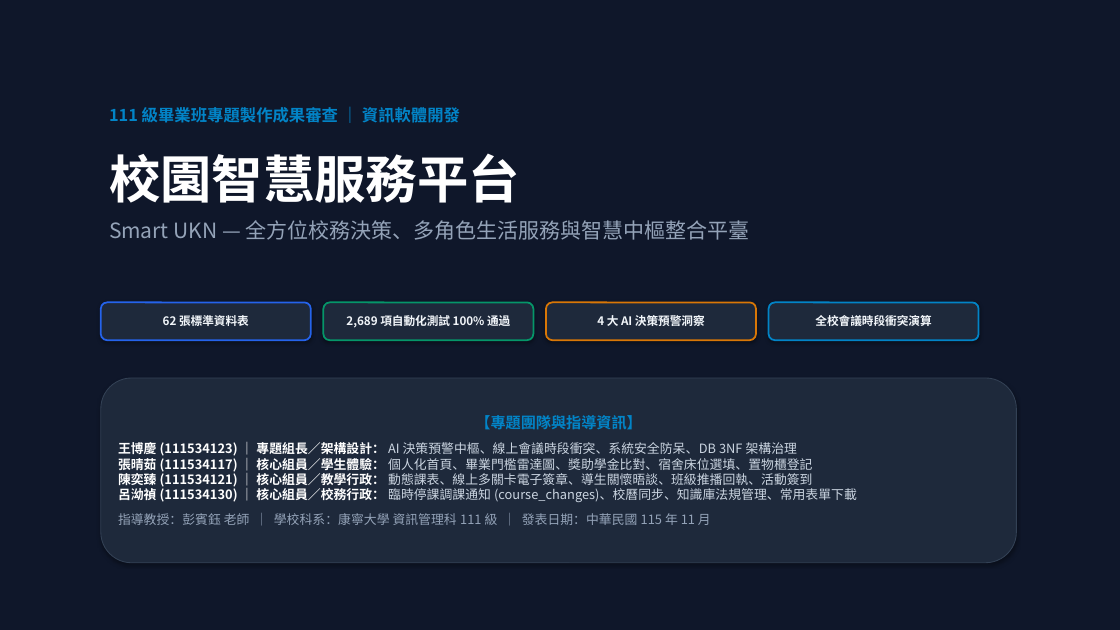
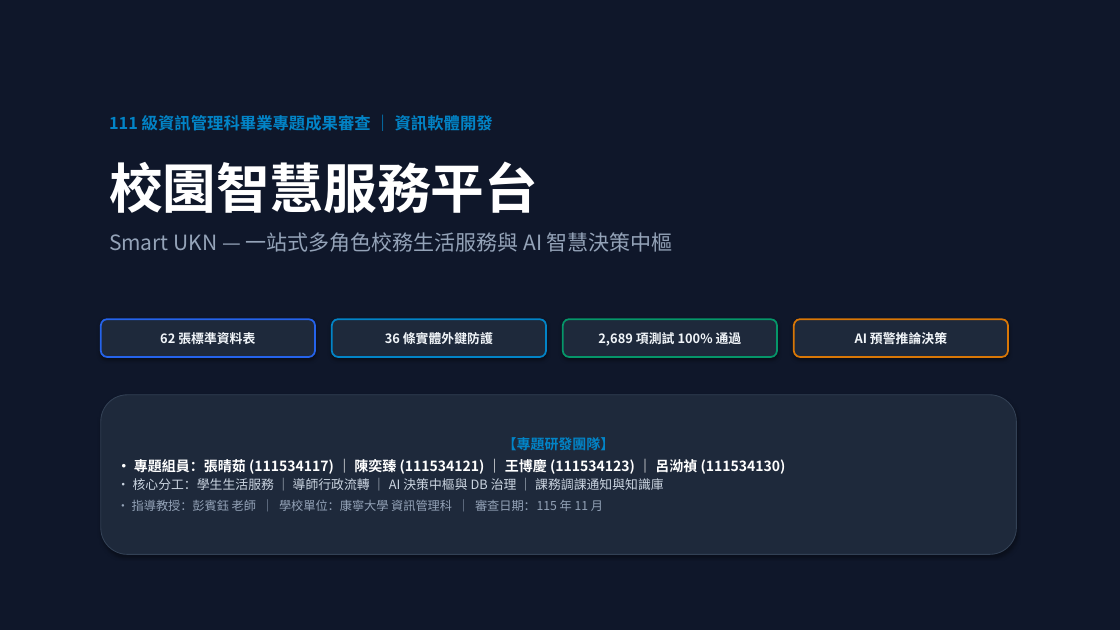
Before and after one commit to 111534121/smart-ukn, a slide deck: slide 1 of 校園智慧服務平台_專題成果簡報.pptx. Drawn at 1120x630 pixels with LibreOffice and Linux fonts; fonts in the diff are those of the drawing. Boxes give left, top, right and bottom in pixels: in the first picture for what was removed or moved away, otherwise in the second. Text is boxed around its words. In the diff, an @@ line names an element or a change of style, - is before the commit and + after.

Commit message:
docs: 優化專題成果簡報為極簡大圖版 (精簡字數、大面積功能截圖展示區、保留完整講稿)

```diff
--- a/校園智慧服務平台_專題成果簡報.pptx
+++ b/校園智慧服務平台_專題成果簡報.pptx
@@ text at box(109, 115, 493, 131): text changed @@
-111 級畢業班專題製作成果審查 ｜ 資訊軟體開發
+111 級資訊管理科畢業專題成果審查 ｜ 資訊軟體開發
@@ text "校園智慧服務平台": place and size @@
-text "校園智慧服務平台" at box(109, 154, 750, 240)
+text "校園智慧服務平台" at box(109, 161, 673, 252)
@@ text at box(109, 161, 538, 213): size 44 to 46 pt in "校園智慧服務平台" @@
@@ text at box(109, 232, 673, 252): text changed @@
-Smart UKN — 全方位校務決策、多角色生活服務與智慧中樞整合平臺
+Smart UKN — 一站式多角色校務生活服務與 AI 智慧決策中樞
@@ rounded rectangle "62 張標準資料表": place and size @@
-rounded rectangle "62 張標準資料表" at box(101, 302, 311, 340)
+rounded rectangle "62 張標準資料表" at box(101, 319, 315, 357)
@@ rounded rectangle "62 張標準資料表" at box(101, 319, 315, 357): size 10 to 11 pt @@
@@ rounded rectangle added at box(332, 319, 546, 357), fill #1E293B, outline #0284C7 1.5 pt, 11 pt, text #F1F5F9, bold @@
+36 條實體外鍵防護
@@ rounded rectangle removed at box(546, 302, 756, 340) @@
-4 大 AI 決策預警洞察
@@ rounded rectangle "2,689 項測試 100% 通過": place and size @@
-rounded rectangle "2,689 項測試 100% 通過" at box(323, 302, 534, 340)
+rounded rectangle "2,689 項測試 100% 通過" at box(563, 319, 777, 357)
@@ rounded rectangle "AI 預警推論決策": place and size @@
-rounded rectangle "AI 預警推論決策" at box(769, 302, 979, 340)
+rounded rectangle "AI 預警推論決策" at box(794, 319, 1008, 357)
@@ rounded rectangle "AI 預警推論決策" at box(794, 319, 1008, 357): outline #0284C7 1.5 pt to #D97706 1.5 pt @@
@@ text in rounded rectangle at box(598, 332, 742, 346): text changed; size 10 to 11 pt @@
-2,689 項自動化測試 100% 通過
+2,689 項測試 100% 通過
@@ text in rounded rectangle at box(855, 332, 947, 344): text changed; size 10 to 11 pt @@
-全校會議時段衝突演算
+AI 預警推論決策
@@ rounded rectangle "【專題研發團隊】": place and size @@
-rounded rectangle "【專題研發團隊】" at box(101, 378, 1017, 563)
+rounded rectangle "【專題研發團隊】" at box(101, 395, 1017, 555)
@@ text in rounded rectangle at box(132, 437, 786, 511): text changed; size 11 to 12 pt; text colour #CBD5E1 to #FFFFFF @@
-【專題團隊與指導資訊】
-王博慶 (111534123) ｜ 專題組長／架構設計： AI 決策預警中樞、線上會議時段衝突、系統安全防呆、DB 3NF 架構治理
-張晴茹 (111534117) ｜ 核心組員／學生體驗： 個人化首頁、畢業門檻雷達圖、獎助學金比對、宿舍床位選填、置物櫃登記
-陳奕臻 (111534121) ｜ 核心組員／教學行政： 動態課表、線上多關卡電子簽章、導生關懷晤談、班級推播回執、活動簽到
-呂泑禎 (111534130) ｜ 核心組員／校務行政： 臨時停課調課通知 (course_changes)、校曆同步、知識庫法規管理、常用表單下載
-指導教授：彭賓鈺 老師 ｜ 學校科系：康寧大學 資訊管理科 111 級 ｜ 發表日期：中華民國 115 年 11 月
+【專題研發團隊】
+• 專題組員：張晴茹 (111534117) ｜ 陳奕臻 (111534121) ｜ 王博慶 (111534123) ｜ 呂泑禎 (111534130)
+• 核心分工：學生生活服務 ｜ 導師行政流轉 ｜ AI 決策中樞與 DB 治理 ｜ 課務調課通知與知識庫
+• 指導教授：彭賓鈺 老師 ｜ 學校單位：康寧大學 資訊管理科 ｜ 審查日期：115 年 11 月
```
Also in this commit, not shown: 15 other slides changed, 1 other file.
